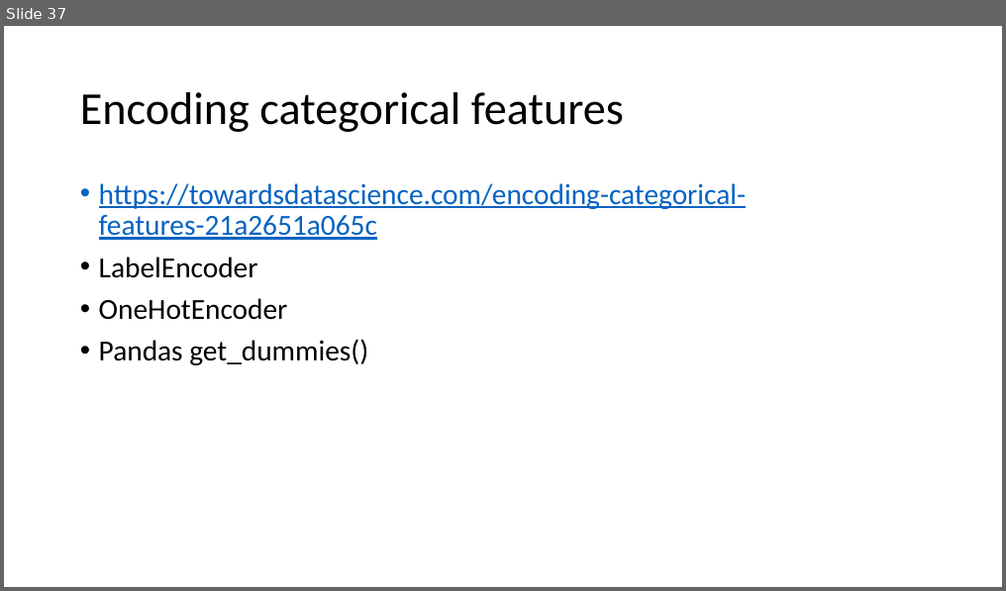
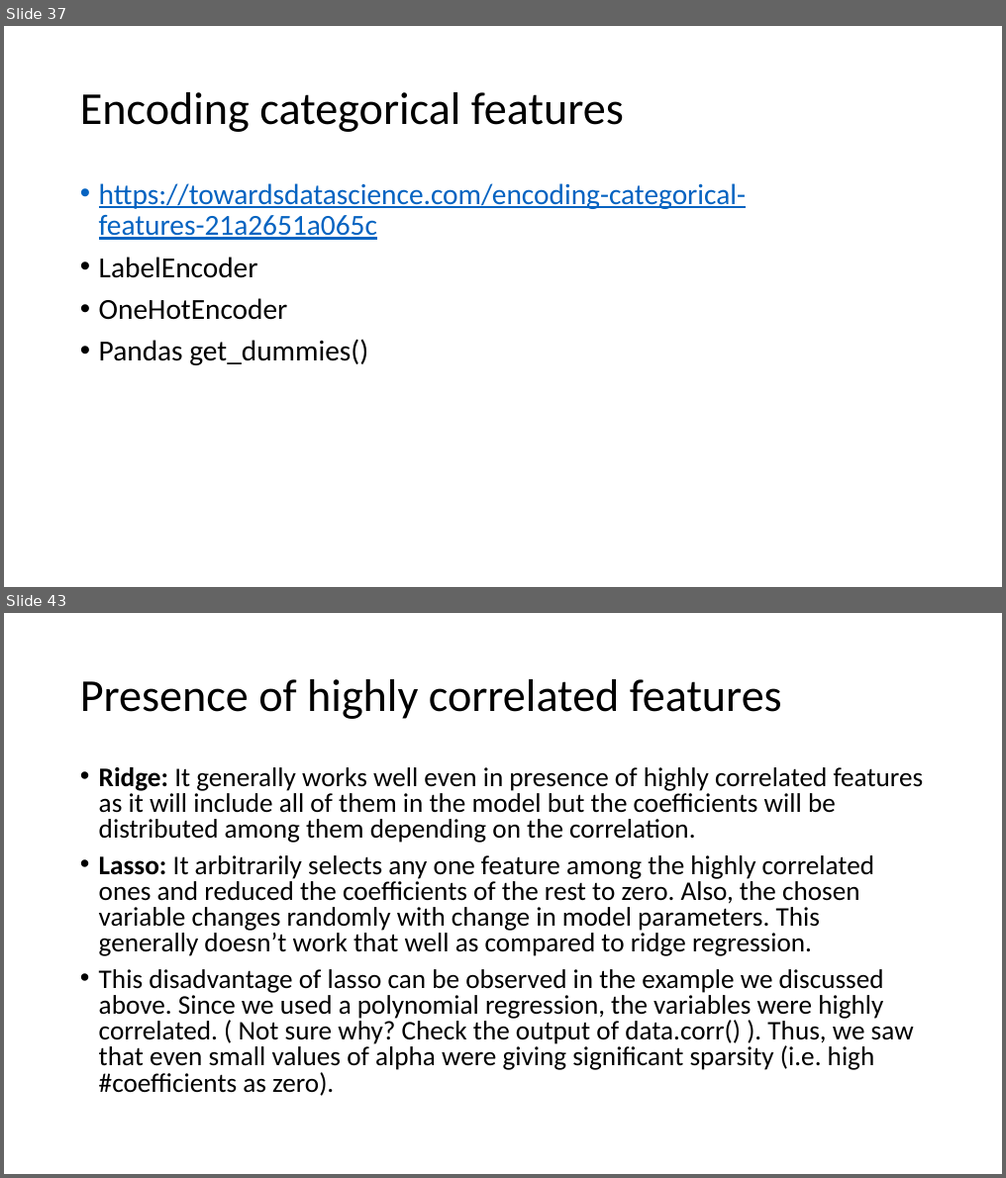
Before and after one commit to FranzGH/IoT_ML, a slide deck: Sklearn-UG.pptx. Shown one above the other, each under a label of ours: slide 37 before the commit, slides 37 and 43 after it; the slides between them are not shown. The pictures are 1006x591 and 1006x1178 pixels, drawn with LibreOffice and Linux fonts; fonts in the diff are those of the drawing. Boxes give left, top, right and bottom in pixels: in the first picture for what was removed or moved away, otherwise in the second. Text is boxed around its words. In the diff, an @@ line names an element or a change of style, - is before the commit and + after.

```diff
--- a/Sklearn-UG.pptx
+++ b/Sklearn-UG.pptx
@@ slide 43 added at [4, 613, 1002, 1174], background #FFFFFF @@
@@ title added at [80, 679, 782, 719], 44 pt, text #000000 @@
+Presence of highly correlated features
@@ text added at [99, 767, 924, 1096], 25.9 pt, text #000000 @@
+• Ridge: It generally works well even in presence of highly correlated features as it will include all of them in the model but the coefficients will be distributed among them depending on the correlation.
+• Lasso: It arbitrarily selects any one feature among the highly correlated ones and reduced the coefficients of the rest to zero. Also, the chosen variable changes randomly with change in model parameters. This generally doesn’t work that well as compared to ridge regression.
+• This disadvantage of lasso can be observed in the example we discussed above. Since we used a polynomial regression, the variables were highly correlated. ( Not sure why? Check the output of data.corr() ). Thus, we saw that even small values of alpha were giving significant sparsity (i.e. high #coefficients as zero).
```
Also in this commit, not shown: 1 slide changed, 11 other slides added, 4 other files.
